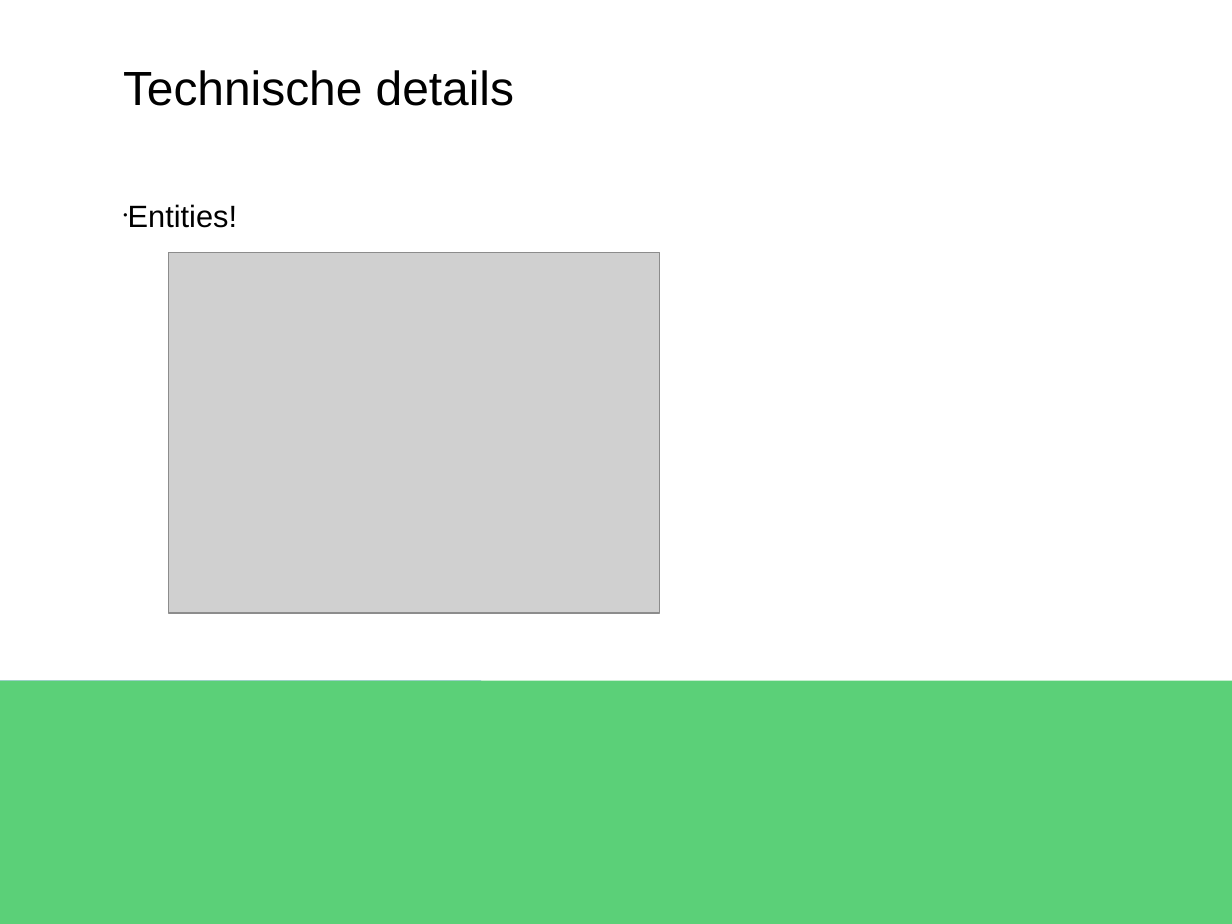
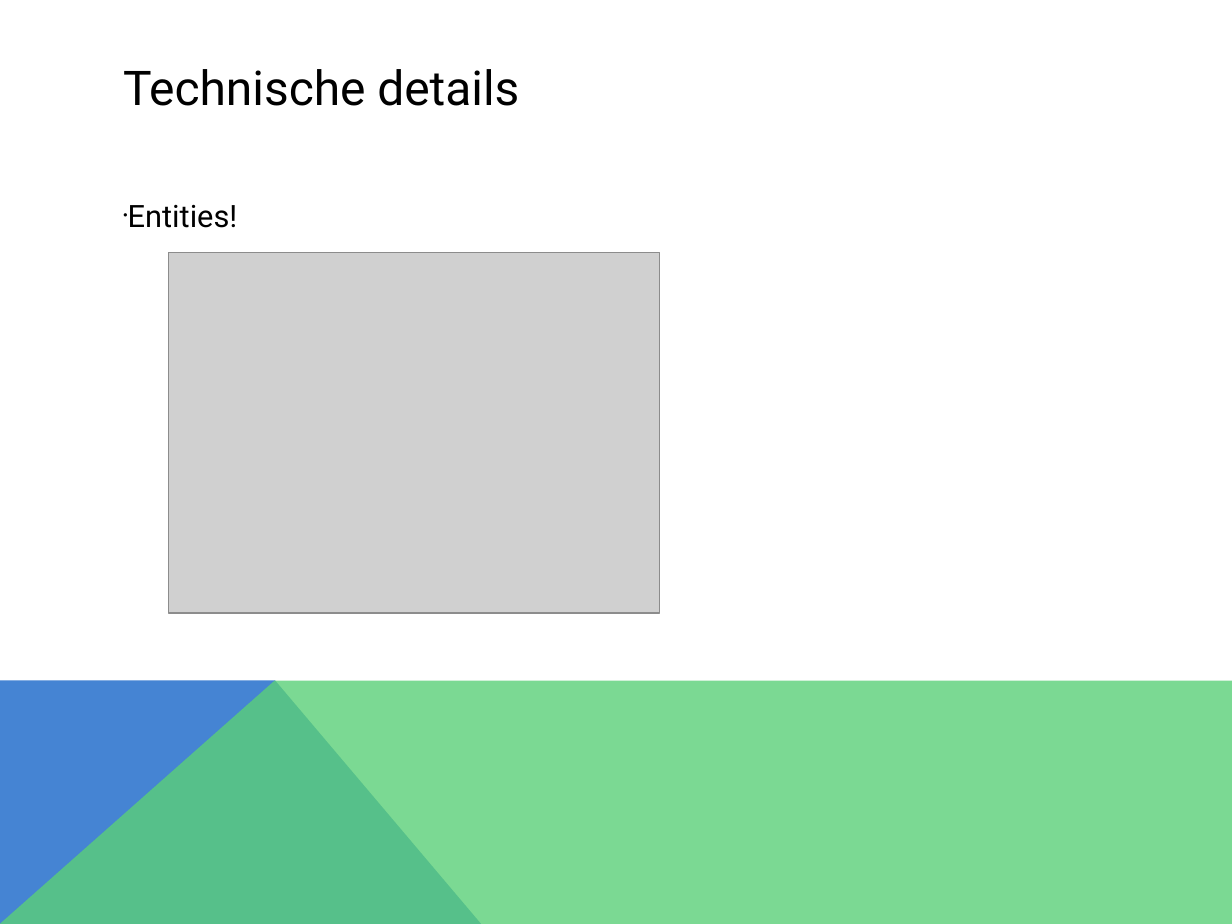
Before and after one commit to Dinilson/XNARaceGame, a slide deck: slide 4 of PRESENTATIE racegame project.pptx. Drawn at 1232x924 pixels with LibreOffice and Linux fonts; fonts in the diff are those of the drawing; grey boxes stand for pictures. Boxes give left, top, right and bottom in pixels: in the first picture for what was removed or moved away, otherwise in the second. Text is boxed around its words. In the diff, an @@ line names an element or a change of style, - is before the commit and + after.

```diff
--- a/PRESENTATIE racegame project.pptx
+++ b/PRESENTATIE racegame project.pptx
@@ text "Technische details" at box(123, 69, 519, 106): font Arial to Roboto @@
@@ text "Entities!" at box(128, 205, 238, 228): font Arial to Roboto @@
@@ rectangle removed at box(0, 680, 482, 924) @@
@@ rectangle removed at box(0, 680, 1232, 924) @@
@@ freeform shape added at box(0, 680, 482, 924), fill #4584D3 @@
@@ freeform shape added at box(0, 680, 1232, 924), fill #5BD078 at 80% opacity @@
```
Also in this commit, not shown: 7 other slides changed.
